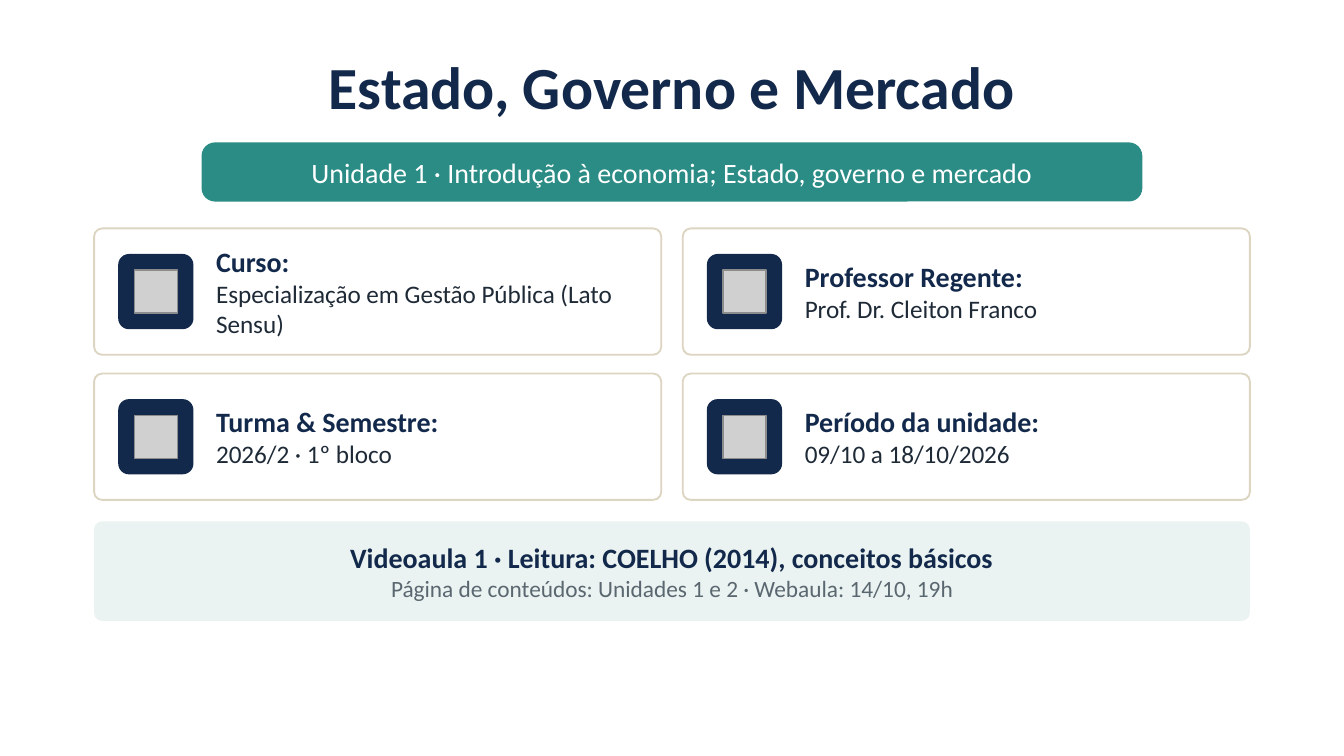
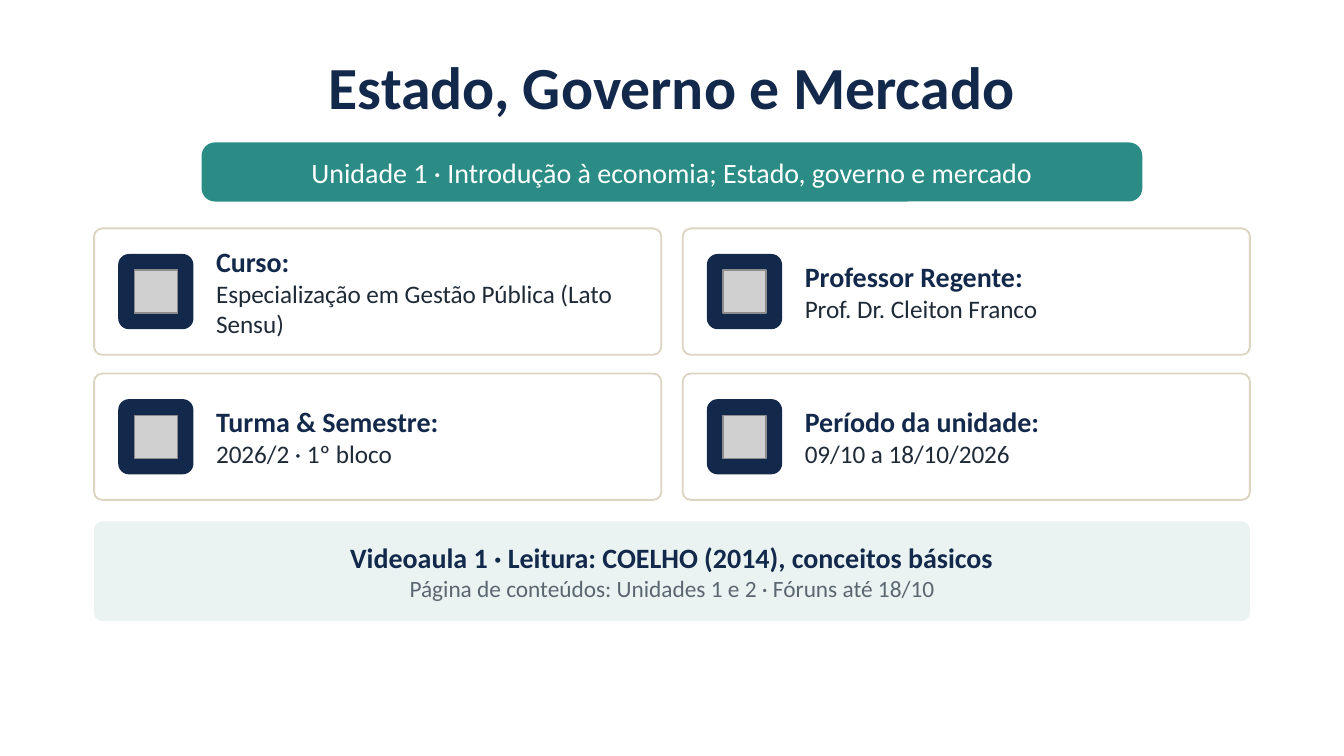
Before and after one commit to cleitonfranco74/gestao_publica, a slide deck: slide 2 of disciplina-01-estado-governo-mercado/materiais/01_Unidade_1_Introducao_a_Economia_Estado_Governo_Mercado.pptx. Drawn at 1344x756 pixels with LibreOffice and Linux fonts; fonts in the diff are those of the drawing; grey boxes stand for pictures; background and template pictures are left out. Boxes give left, top, right and bottom in pixels: in the first picture for what was removed or moved away, otherwise in the second. Text is boxed around its words. In the diff, an @@ line names an element or a change of style, - is before the commit and + after.

```diff
--- a/disciplina-01-estado-governo-mercado/materiais/01_Unidade_1_Introducao_a_Economia_Estado_Governo_Mercado.pptx
+++ b/disciplina-01-estado-governo-mercado/materiais/01_Unidade_1_Introducao_a_Economia_Estado_Governo_Mercado.pptx
@@ text in rounded rectangle at bbox=[410, 581, 934, 601]: text changed @@
-Página de conteúdos: Unidades 1 e 2 · Webaula: 14/10, 19h
+Página de conteúdos: Unidades 1 e 2 · Fóruns até 18/10
```
Also in this commit, not shown: 1 other slide changed, 17 other files.
